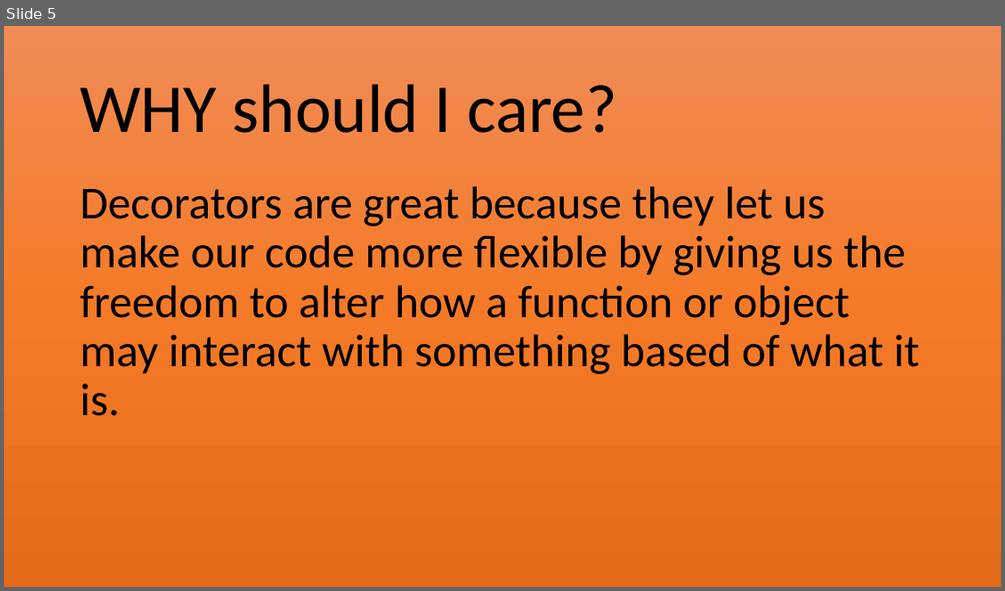
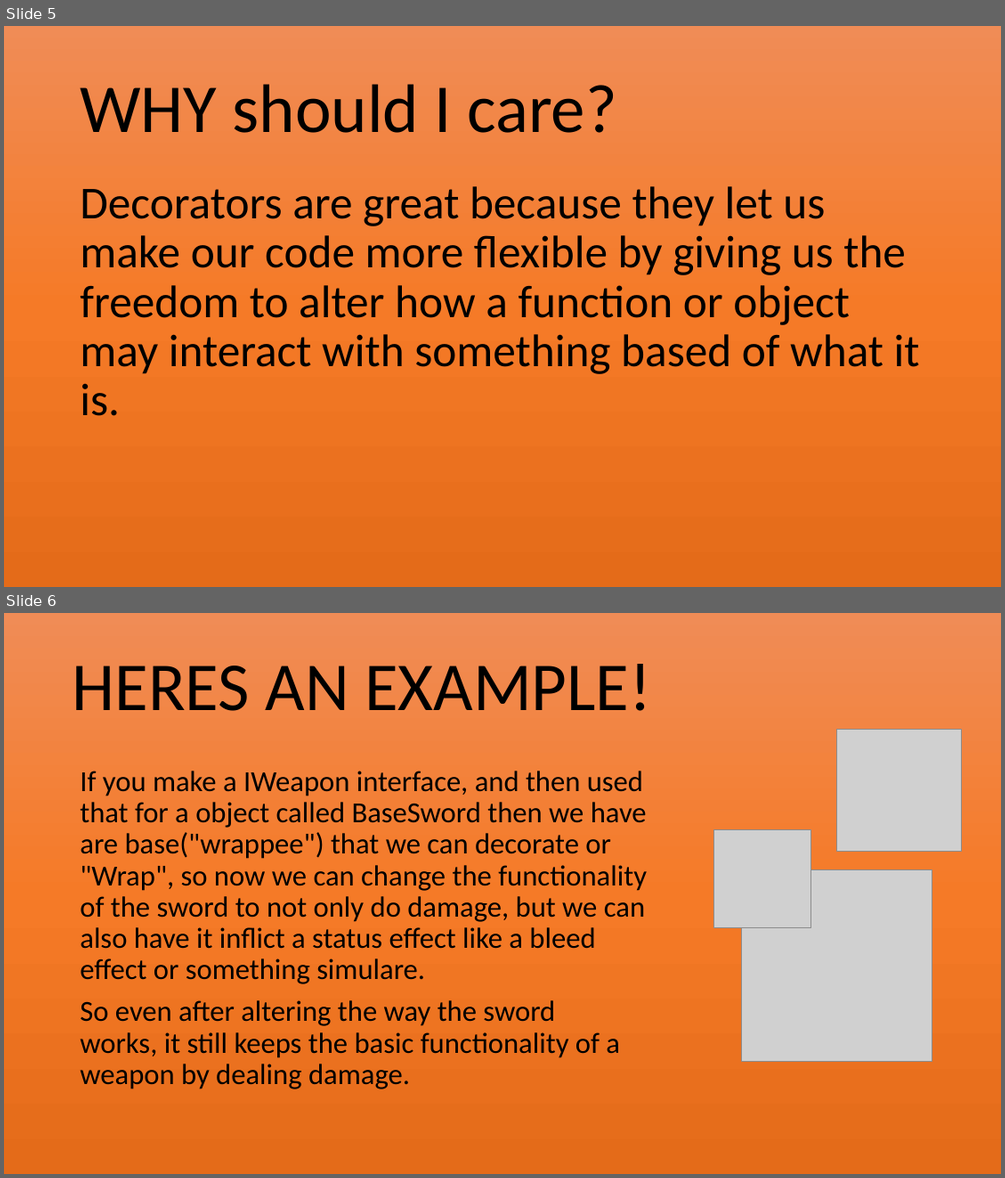
Before and after one commit to Jovic1000/Decorators, a slide deck: Decorators.pptx. Shown one above the other, each under a label of ours: slide 5 before the commit, slides 5 and 6 after it. The pictures are 1005x591 and 1005x1178 pixels, drawn with LibreOffice and Linux fonts; fonts in the diff are those of the drawing; grey boxes stand for pictures. Boxes give left, top, right and bottom in pixels: in the first picture for what was removed or moved away, otherwise in the second. Text is boxed around its words. In the diff, an @@ line names an element or a change of style, - is before the commit and + after.

```diff
--- a/Decorators.pptx
+++ b/Decorators.pptx
@@ slide 6 added at (x1=4, y1=613, x2=1001, y2=1174), background #FFFFFF @@
@@ rectangle added at (x1=4, y1=613, x2=1001, y2=1174), fill gradient #F18C57 to #F67B28 to #E56C19 @@
@@ text added at (x1=73, y1=664, x2=651, y2=711), 66 pt, text #000000 @@
+HERES AN EXAMPLE!
@@ picture added at (x1=837, y1=730, x2=962, y2=851) @@
@@ text added at (x1=80, y1=771, x2=647, y2=1089), 28 pt, text #000000 @@
+If you make a IWeapon interface, and then used that for a object called BaseSword then we have are base("wrappee") that we can decorate or "Wrap", so now we can change the functionality of the sword to not only do damage, but we can also have it inflict a status effect like a bleed effect or something simulare.
+So even after altering the way the sword works, it still keeps the basic functionality of a weapon by dealing damage.
@@ picture added at (x1=714, y1=830, x2=811, y2=928) @@
@@ picture added at (x1=741, y1=870, x2=932, y2=1061) @@
```
Also in this commit, not shown: 2 slides changed, 6 other slides added, 1 slide removed, 1 other file.
